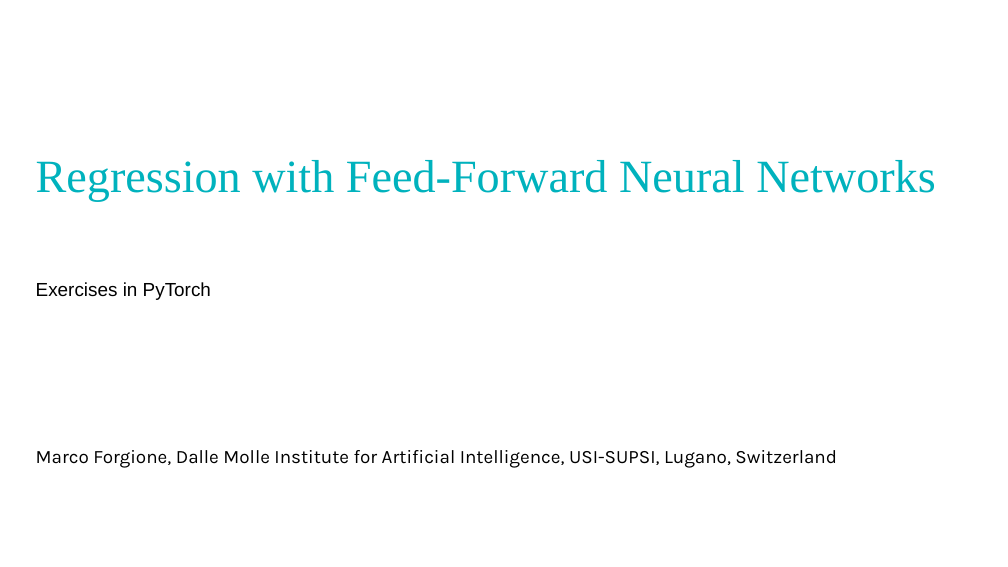
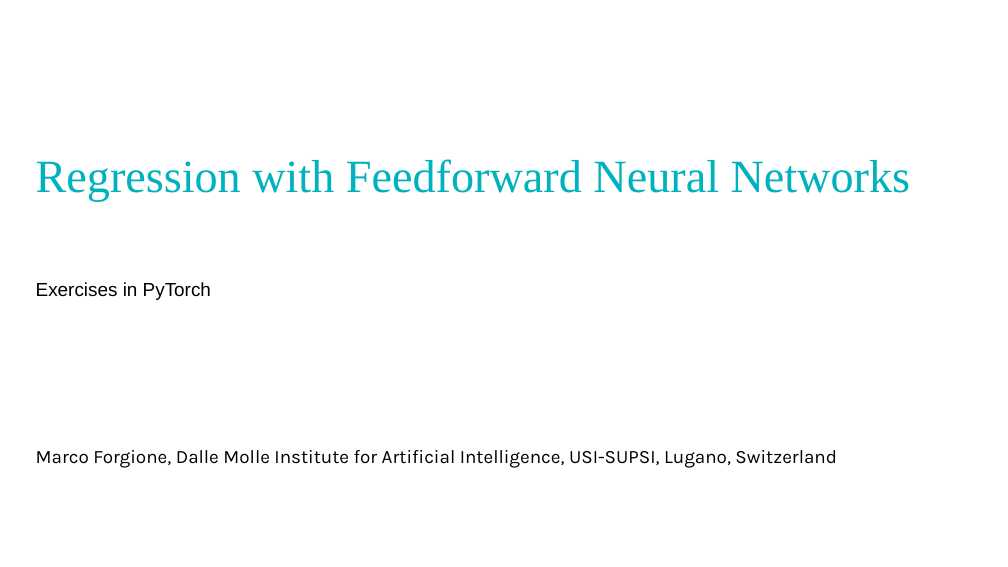
Before and after one commit to dariopi/Deep-Learning-for-System-Identification----EECI-Course----2026, a slide deck: slide 1 of exercises/regression/regression_exercises.pptx. Drawn at 1008x567 pixels with LibreOffice and Linux fonts; fonts in the diff are those of the drawing; background and template pictures are left out. Boxes give left, top, right and bottom in pixels: in the first picture for what was removed or moved away, otherwise in the second. Text is boxed around its words. In the diff, an @@ line names an element or a change of style, - is before the commit and + after.

```diff
--- a/exercises/regression/regression_exercises.pptx
+++ b/exercises/regression/regression_exercises.pptx
@@ title at [36,159,911,202]: text changed @@
-Regression with Feed-Forward Neural Networks
+Regression with Feedforward Neural Networks
```
Also in this commit, not shown: 2 other slides changed, 3 other files.
